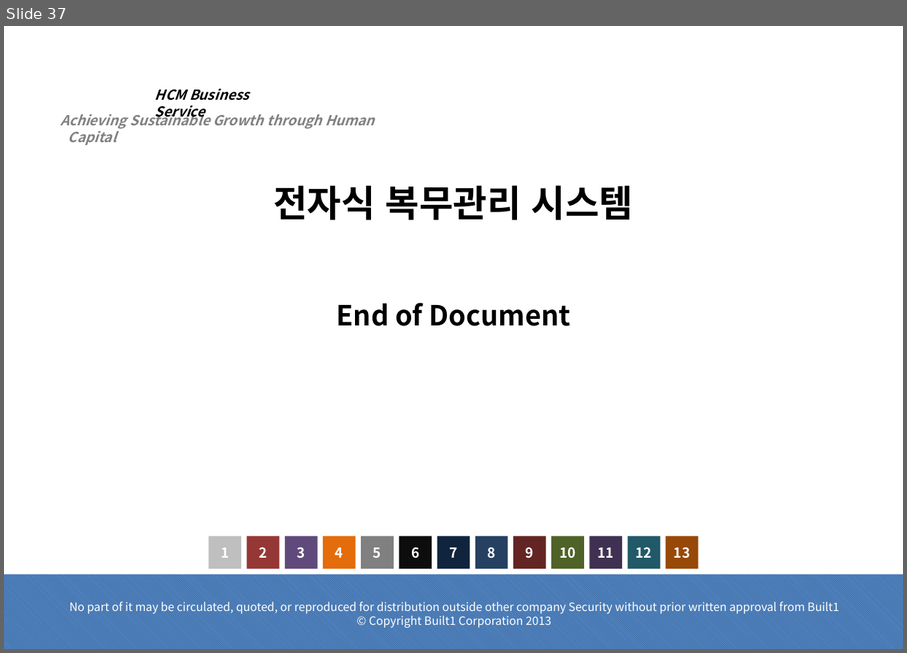
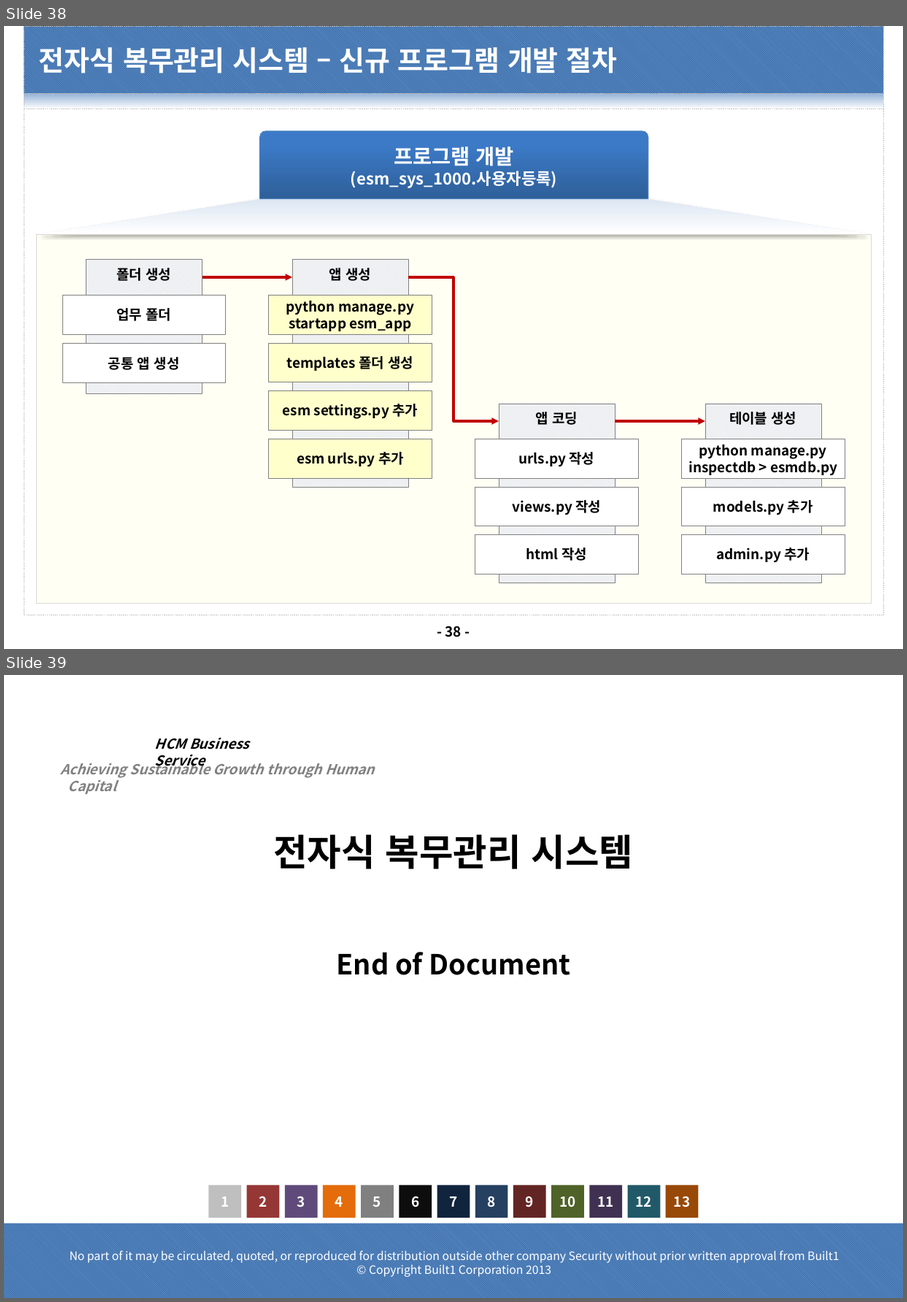
Before and after one commit to dims1111/ESM, a slide deck: document/40.구현(CP)/CP-1010.프로그램 개발 표준/CP-1010.프로그램 개발 표준_20210201_v1.0.pptx. Shown one above the other, each under a label of ours: slide 37 before the commit, slides 38 and 39 after it. The pictures are 907x653 and 907x1302 pixels, drawn with LibreOffice and Linux fonts; fonts in the diff are those of the drawing; background and template pictures are left out. Boxes give left, top, right and bottom in pixels: in the first picture for what was removed or moved away, otherwise in the second. Text is boxed around its words. In the diff, an @@ line names an element or a change of style, - is before the commit and + after.

Commit message:
프로그램 개발 표준 및 메뉴 구조도 업데이트

```diff
--- a/document/40.구현(CP)/CP-1010.프로그램 개발 표준/CP-1010.프로그램 개발 표준_20210201_v1.0.pptx
+++ b/document/40.구현(CP)/CP-1010.프로그램 개발 표준/CP-1010.프로그램 개발 표준_20210201_v1.0.pptx
@@ slide 38 added at [4,26,903,649], background #FFFFFF @@
@@ rectangle added at [24,26,884,93], fill pattern #376092 on #4F81BD, outline #BFBFBF 0.25 pt dashed @@
@@ title added at [39,47,617,73], 24 pt, text #FFFFFF, bold @@
+전자식 복무관리 시스템 – 신규 프로그램 개발 절차
@@ rectangle added at [24,93,884,109], fill gradient #95B3D7 to #FFFFFF, outline #BFBFBF 0.25 pt dashed @@
@@ rectangle added at [24,109,884,615], fill #FFFFFF, outline #BFBFBF 0.25 pt dashed @@
@@ rectangle added at [24,93,884,109], fill gradient #95B3D7 to #FFFFFF, outline #BFBFBF 0.25 pt dashed @@
@@ group added at [36,131,872,603]: 17 rectangles, 2 arrows, 1 trapezoid, 1 round same rect, 1 elbow arrow @@
+프로그램 개발
+(esm_sys_1000.사용자등록)
+폴더 생성
+업무 폴더
+공통 앱 생성
+앱 생성
+python manage.py startapp esm_app
+templates 폴더 생성
+esm settings.py 추가
+esm urls.py 추가
+앱 코딩
+urls.py 작성
+views.py 작성
+html 작성
+테이블 생성
+python manage.py inspectdb > esmdb.py
+models.py 추가
+admin.py 추가
@@ page number added at [446,625,462,637], 12 pt, text #000000, bold @@
+- 38 -
@@ what was slide 37 is now slide 39 @@
```
Also in this commit, not shown: 6 slides changed, 1 other slide added, 1 other file.
